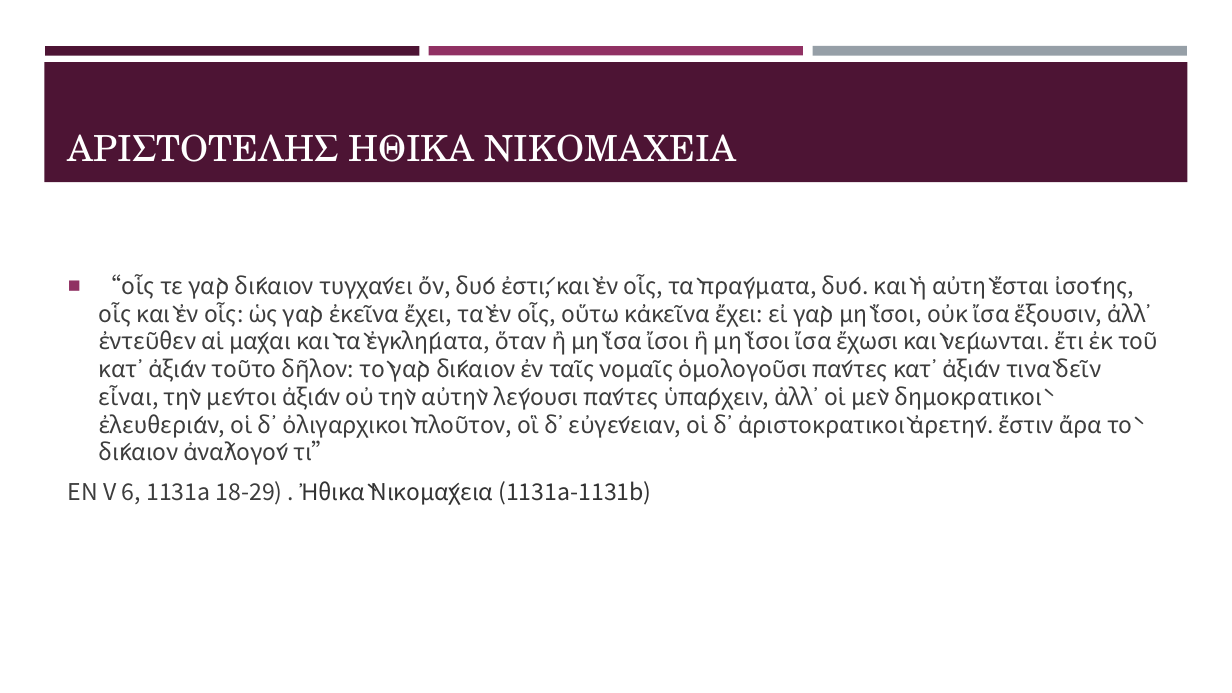
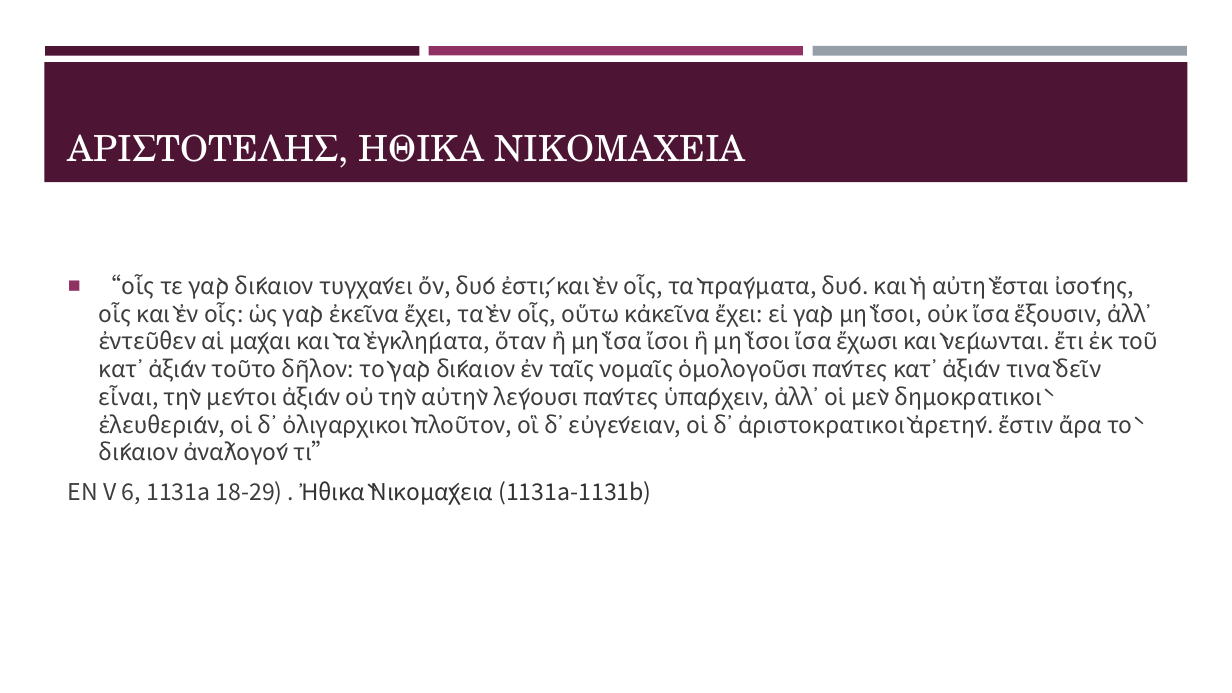
Before and after one commit to kwpap/Diplomatiki_kwpap_step_1, a slide deck: slide 40 of Thesis/Παρουσίαση.pptx (slide 39 before the commit). Drawn at 1232x693 pixels with LibreOffice and Linux fonts; fonts in the diff are those of the drawing. Boxes give left, top, right and bottom in pixels: in the first picture for what was removed or moved away, otherwise in the second. Text is boxed around its words. In the diff, an @@ line names an element or a change of style, - is before the commit and + after.

```diff
--- a/Thesis/Παρουσίαση.pptx
+++ b/Thesis/Παρουσίαση.pptx
@@ title at [68,134,746,168]: text changed @@
-ΑΡΙΣΤΟΤΕΛΗΣ ΗΘΙΚΑ ΝΙΚΟΜΑΧΕΙΑ
+ΑΡΙΣΤΟΤΕΛΗΣ, ΗΘΙΚΑ ΝΙΚΟΜΑΧΕΙΑ
```
Also in this commit, not shown: 11 other slides changed, 2 slides added, 1 slide removed.
